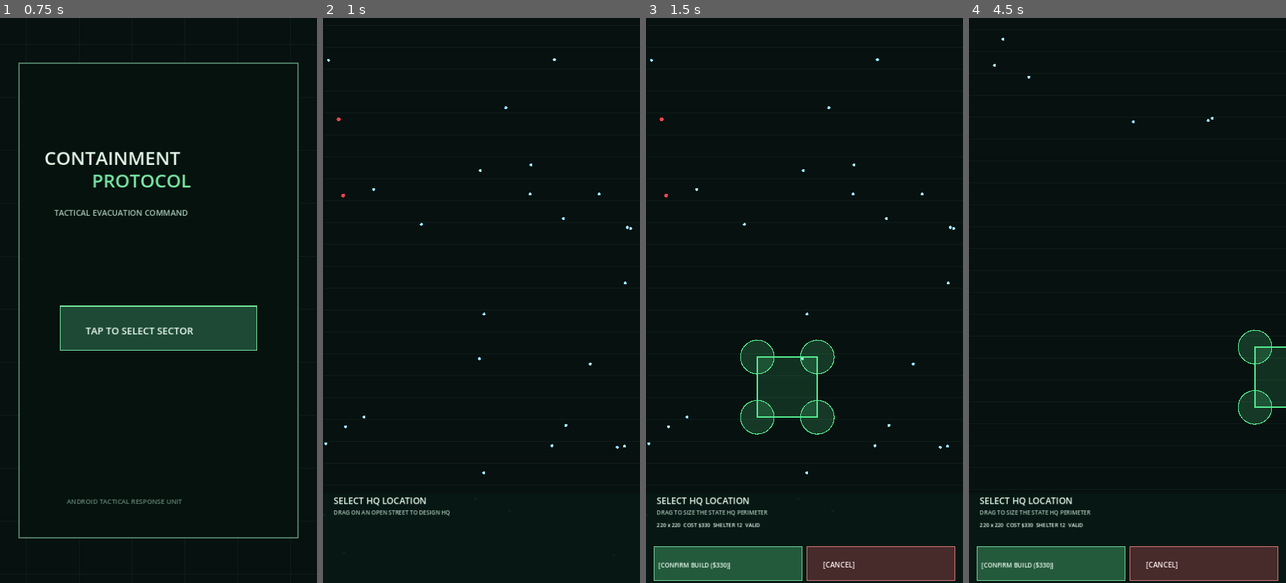
Above: before the commit, frames 1-4 (left to right).
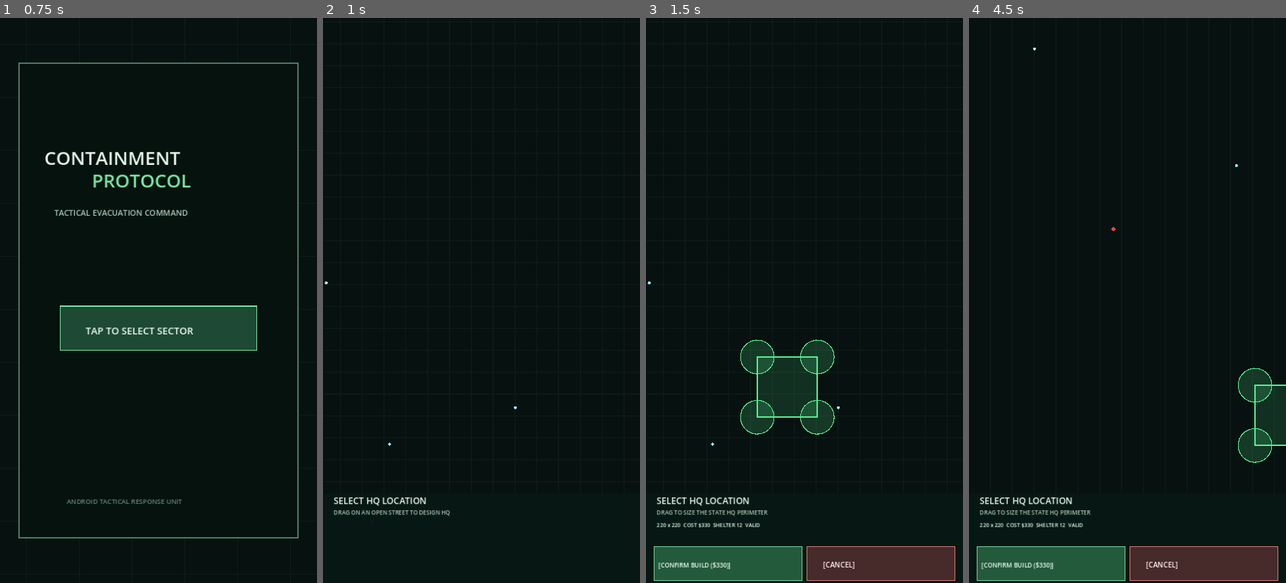
Above: after the commit, the same moments.

Repository: ninjun42215-gif/Containment-Protocol
Game: Godot game, scene res://main.tscn
The game is run twice, just before and just after one commit, with the same random seed, the same clock (stepped at 60 frames per second) and the same inputs.
Inputs (mouse positions are in pixels of both pictures, inside the frame that each line leads up to):
- Up to frame 1 (0.75 s): tap Enter at 0.5 s; move the mouse to (228, 272) at 0.52 s; click (228, 272) at 0.67 s
- Up to frame 2 (1 s): no input
- Up to frame 3 (1.5 s): tap Space at 1.25 s; drag from (741, 328) to (788, 413) at 1.27 s
- Up to frame 4 (4.5 s): tap Enter at 2, 3.5 s; move the mouse to (1159, 176) at 2.02 s; click (1159, 176) at 2.17 s; tap Space at 2.75, 4.25 s; drag from (1111, 413) to (1032, 215) at 2.77 s; move the mouse to (1222, 385) at 3.52 s; click (1222, 385) at 3.67 s; drag from (1032, 215) to (1079, 159) at 4.27 s

Frame 1 is identical in both runs. In frame 2, 0.1% of the frame differs, in the area x 0-98%, y 7-81%; in frame 3, 0.1%; in frame 4, 2.5%, in the area x 7-100%, y 3-79%.
Error before the commit: Out of bounds get index '8' (on base: 'Array[Dictionary]') (res://main.gd:1363)
Error after the commit: Out of bounds get index '73' (on base: 'Array[Dictionary]') (res://main.gd:1388)

Commit message:
Expand regional map, guarantee salvage vehicles, and migrate v2 saves

Diff:
--- a/main.gd
+++ b/main.gd
@@ -4,7 +4,7 @@
 # Portrait 720x1280, drawn natively for low-overhead Android rendering.
 
 const VIEW_SIZE := Vector2(720.0, 1280.0)
-const WORLD_SIZE := Vector2(6000.0, 8800.0)
+const WORLD_SIZE := Vector2(10400.0, 15200.0)
 const BAR_TOP := 1080.0
 const EVAC_RADIUS := 76.0
 const MIN_ZOOM := 0.45
@@ -52,11 +52,8 @@
 const WAREHOUSE_HOLD_TIME := 4.0
 
 const UNIT_DEPLOYMENTS := [
-	{"name": "INFANTRY", "detail": "SQUAD  $100", "cost": 100, "kind": "infantry"},
-	{"name": "SNIPER", "detail": "TEAM  $200", "cost": 200, "kind": "sniper"},
 	{"name": "AIRSTRIKE", "detail": "$300", "cost": 300, "kind": "airstrike"},
-	{"name": "FLARE", "detail": "BEACON  $40", "cost": FLARE_COST, "kind": "flare"},
-	{"name": "MEDEVAC", "detail": "LIFT  $250", "cost": MEDEVAC_COST, "kind": "medevac"}
+	{"name": "FLARE", "detail": "BEACON  $40", "cost": FLARE_COST, "kind": "flare"}
 ]
 const BASE_DEPLOYMENTS := [
 	{"name": "OUTPOST", "detail": "$220", "cost": OUTPOST_COST, "kind": "outpost"},
@@ -71,6 +68,10 @@
 var units: Array[Dictionary] = []
 var vehicles: Array[Dictionary] = []
 var auto_ops_enabled := true
+var highway_segments: Array[Dictionary] = []
+var secondary_road_segments: Array[Dictionary] = []
+var task_reservations: Dictionary = {}
+var world_callouts: Array[Dictionary] = []
 var selected_vehicle_index := -1
 var barricades: Array[Dictionary] = []
 var flares: Array[Dictionary] = []
@@ -709,12 +710,14 @@
 	vehicles.clear()
 	var map_rng := RandomNumberGenerator.new()
 	map_rng.seed = campaign_map_seed
-	for district_index in range(5):
-		var seed_point := Vector2(WORLD_SIZE.x * 0.5, WORLD_SIZE.y * 0.5)
+	for district_index in range(8):
+		var district_column: int = district_index % 2
+		var district_row: int = district_index / 2
+		var seed_point := Vector2((float(district_column) + 0.5) * WORLD_SIZE.x / 2.0 + map_rng.randf_range(-380.0, 380.0), (float(district_row) + 0.5) * WORLD_SIZE.y / 4.0 + map_rng.randf_range(-420.0, 420.0))
 		var found_seed := false
 		for attempt in range(120):
-			var candidate := Vector2(map_rng.randf_range(650.0, WORLD_SIZE.x - 650.0), map_rng.randf_range(650.0, WORLD_SIZE.y - 650.0))
-			var candidate_size := Vector2(2050.0, 2200.0)
+			var candidate := seed_point + Vector2(map_rng.randf_range(-280.0, 280.0), map_rng.randf_range(-300.0, 300.0))
+			var candidate_size := Vector2(3600.0, 2850.0)
 			var candidate_region_position := candidate - candidate_size * 0.5
 			candidate_region_position.x = clampf(candidate_region_position.x, 0.0, WORLD_SIZE.x - candidate_size.x)
 			candidate_region_position.y = clampf(candidate_region_position.y, 0.0, WORLD_SIZE.y - candidate_size.y)
@@ -731,7 +734,7 @@
 		if not found_seed:
 			seed_point = Vector2(map_rng.randf_range(700.0, WORLD_SIZE.x - 700.0), map_rng.randf_range(700.0, WORLD_SIZE.y - 700.0))
 		district_seed_points.append(seed_point)
-		var region_size := Vector2(2050.0, 2200.0)
+		var region_size := Vector2(3600.0, 2850.0)
 		var region_position := seed_point - region_size * 0.5
 		region_position.x = clampf(region_position.x, 0.0, WORLD_SIZE.x - region_size.x)
 		region_position.y = clampf(region_position.y, 0.0, WORLD_SIZE.y - region_size.y)
@@ -758,16 +761,34 @@
 				var base_hp: float = 1800.0 if archetype == "HIGHRISE" else 900.0
 				buildings.append(rect)
 				building_archetypes.append({"type": archetype, "district": district_index, "cache_available": archetype == "WAREHOUSE", "cache_hold": 0.0, "hp": base_hp, "max_hp": base_hp, "destroyed": false, "fortified": false, "secured": false, "fortified_outpost_index": -1})
-	for vehicle_index in range(map_rng.randi_range(4, 6)):
+	for road_index in range(3):
+		var road_y: float = WORLD_SIZE.y * float(road_index + 1) / 4.0
+		highway_segments.append({"from": Vector2(0.0, road_y), "to": Vector2(WORLD_SIZE.x, road_y), "width": 76.0})
+	for road_index in range(2):
+		var road_x: float = WORLD_SIZE.x * float(road_index + 1) / 3.0
+		highway_segments.append({"from": Vector2(road_x, 0.0), "to": Vector2(road_x, WORLD_SIZE.y), "width": 68.0})
+	for district_index in range(district_seed_points.size()):
+		var center: Vector2 = district_seed_points[district_index]
+		var nearest_road_y: float = roundf(center.y / (WORLD_SIZE.y / 4.0)) * (WORLD_SIZE.y / 4.0)
+		secondary_road_segments.append({"from": Vector2(center.x, center.y), "to": Vector2(center.x, nearest_road_y), "width": 24.0})
+	for vehicle_index in range(6):
 		var industrial_region: Rect2 = district_regions[2]
-		var humvee_pos := Vector2(map_rng.randf_range(industrial_region.position.x, industrial_region.end.x), map_rng.randf_range(industrial_region.position.y, industrial_region.end.y))
-		if _is_open_world_position(humvee_pos, 34.0):
-			vehicles.append({"kind": "humvee", "pos": humvee_pos, "hp": 350.0, "max_hp": 350.0, "active": false, "salvage_timer": 0.0, "salvage_cost": 120, "move_target": null, "onboard": 0, "cooldown": 0.0})
-	for helicopter_index in range(map_rng.randi_range(2, 3)):
+		var humvee_pos: Vector2 = _find_vehicle_spawn_position(map_rng, industrial_region, 34.0, vehicle_index, "humvee")
+		vehicles.append({"kind": "humvee", "pos": humvee_pos, "hp": 350.0, "max_hp": 350.0, "active": false, "salvage_timer": 4.0, "salvage_cost": 120, "move_target": null, "onboard": 0, "cooldown": 0.0, "salvage_started": false})
+	for helicopter_index in range(3):
 		var medical_region: Rect2 = district_regions[3]
-		var helicopter_pos := Vector2(map_rng.randf_range(medical_region.position.x, medical_region.end.x), map_rng.randf_range(medical_region.position.y, medical_region.end.y))
-		if _is_open_world_position(helicopter_pos, 42.0):
-			vehicles.append({"kind": "helicopter", "pos": helicopter_pos, "hp": 260.0, "max_hp": 260.0, "active": false, "salvage_timer": 0.0, "salvage_cost": 220, "move_target": null, "onboard": 0, "cooldown": 0.0})
+		var helicopter_pos: Vector2 = _find_vehicle_spawn_position(map_rng, medical_region, 42.0, helicopter_index, "helicopter")
+		vehicles.append({"kind": "helicopter", "pos": helicopter_pos, "hp": 260.0, "max_hp": 260.0, "active": false, "salvage_timer": 4.0, "salvage_cost": 220, "move_target": null, "onboard": 0, "cooldown": 0.0, "salvage_started": false})
+
+func _find_vehicle_spawn_position(map_rng: RandomNumberGenerator, region: Rect2, margin: float, spawn_index: int, kind: String) -> Vector2:
+	for attempt in range(80):
+		var candidate := Vector2(map_rng.randf_range(region.position.x + margin, region.end.x - margin), map_rng.randf_range(region.position.y + margin, region.end.y - margin))
+		if _is_open_world_position(candidate, margin):
+			return candidate
+	var road_x: float = WORLD_SIZE.x * float((spawn_index % 2) + 1) / 3.0
+	var road_y: float = WORLD_SIZE.y * float((spawn_index % 3) + 1) / 4.0
+	var fallback := Vector2(road_x + float(spawn_index % 2) * 110.0, road_y + float(spawn_index % 3) * 90.0)
+	return Vector2(clampf(fallback.x, margin, WORLD_SIZE.x - margin), clampf(fallback.y, margin, WORLD_SIZE.y - margin))
 
 func _building_type_for_district(district_index: int, row: int, column: int) -> String:
 	match district_index:
@@ -779,6 +800,10 @@
 			return "ARMORY" if column % 4 == 0 else "WAREHOUSE"
 		3:
 			return "HOSPITAL" if column % 3 == 0 else "RESIDENTIAL"
+		6:
+			return "HOSPITAL" if column == 0 else ("HIGHRISE" if row == 1 else "RESIDENTIAL")
+		7:
+			return "WAREHOUSE" if column % 2 == 0 else "RESIDENTIAL"
 		_:
 			return "WAREHOUSE" if column % 4 == 0 else "RESIDENTIAL"
 
@@ -2217,7 +2242,8 @@
 	for district_index in range(district_regions.size()):
 		var district_rect: Rect2 = district_regions[district_index]
 		if _camera_view_rect().intersects(district_rect):
-			var district_label: String = ["URBAN CORE", "SUBURBS", "INDUSTRIAL ZONE", "MEDICAL DISTRICT", "RURAL HIGHWAYS"][district_index]
+			var district_labels: Array[String] = ["URBAN CORE", "SUBURBS", "INDUSTRIAL ZONE", "MEDICAL DISTRICT", "RURAL HIGHWAYS", "LOGISTICS HUB", "CIVIC CENTER", "OUTER CORRIDOR"]
+			var district_label: String = district_labels[district_index] if district_index < district_labels.size() else "REGIONAL DISTRICT"
 			_draw_text(district_label, Vector2(70.0, district_rect.position.y + 62.0), 24, Color(0.45, 0.75, 0.62, 0.6))
 	_draw_fog()
 	_draw_entities()
@@ -2276,13 +2302,18 @@
 		draw_line(start_point, end_point, tint, 2.0)
 
 func _draw_evac_zone() -> void:
+	var visible_rect: Rect2 = _camera_view_rect().grow(400.0)
 	for zone in evacuation_zones:
+		if not visible_rect.has_point(zone):
+			continue
 		draw_circle(zone, EVAC_RADIUS, Color(0.05, 0.55, 0.25, 0.18))
 		draw_arc(zone, EVAC_RADIUS, 0.0, TAU, 48, Color("#48e58b"), 3.0)
 		draw_arc(zone, EVAC_RADIUS - 12.0, 0.0, TAU, 48, Color(0.28, 0.85, 0.55, 0.35), 1.0)
 		var zone_label: String = "PRIMARY HQ" if zone.distance_squared_to(primary_hq_position) < 1.0 else "FORWARD SAFE ZONE"
 		_draw_text(zone_label, zone + Vector2(-45.0, 5.0), 13, Color("#8cf5b5"))
 	for outpost in outposts:
+		if not visible_rect.has_point(outpost["pos"]):
+			continue
 		draw_circle(outpost["pos"], float(outpost["safe_radius"]), Color(0.10, 0.65, 0.32, 0.035))
 		draw_arc(outpost["pos"], float(outpost["vision_radius"]), 0.0, TAU, 48, Color(0.25, 0.85, 0.48, 0.16), 1.0)
 		_draw_dashed_circle(outpost["pos"], OUTPOST_COMMAND_RADIUS, Color(0.35, 0.88, 0.55, 0.34), 48)
@@ -3206,13 +3237,16 @@
 	if not parsed is Dictionary:
 		return false
 	var state: Dictionary = parsed
-	if int(state.get("version", 0)) != SAVE_VERSION:
+	if int(state.get("version", 0)) < 2 or int(state.get("version", 0)) > SAVE_VERSION:
 		return false
 	if int(state.get("sector_index", -1)) < 0 or int(state.get("sector_index", -1)) > 2:
 		return false
 	if int(state.get("wave", -1)) < 0:
 		return false
-	var required_arrays: Array[String] = ["evacuation_zones", "civilians", "zombies", "units", "vehicles", "outposts", "turrets", "barricades", "gates", "building_archetypes", "district_regions", "zombie_grid_serialized", "civilian_grid_serialized"]
+	var save_version: int = int(state.get("version", 0))
+	if save_version < 2 or save_version > SAVE_VERSION:
+		return false
+	var required_arrays: Array[String] = ["evacuation_zones", "civilians", "zombies", "units", "outposts", "turrets", "barricades", "gates", "building_archetypes", "district_regions", "zombie_grid_serialized", "civilian_grid_serialized"]
 	for key in required_arrays:
 		if not state.has(key) or not state[key] is Array:
 			return false
@@ -3264,7 +3298,7 @@
 	_configure_sector(int(state.get("sector_index", 0)))
 	sector_index = int(state.get("sector_index", 0))
 	campaign_map_seed = int(state.get("campaign_map_seed", campaign_map_seed))
-	starting_district_index = clampi(int(state.get("starting_district_index", starting_district_index)), 0, 4)
+	starting_district_index = clampi(int(state.get("starting_district_index", starting_district_index)), 0, maxi(0, district_regions.size() - 1))
 	if state.has("district_seed_points"):
 		district_seed_points.assign(state["district_seed_points"])
 	wave = int(state.get("wave", 0))
@@ -3277,6 +3311,13 @@
 	zombies.assign(state.get("zombies", []))
 	units.assign(state.get("units", []))
 	vehicles.assign(state.get("vehicles", []))
+	if int(state.get("version", SAVE_VERSION)) == 2:
+		vehicles.clear()
+		for unit_index in range(units.size()):
+			var migrated_unit: Dictionary = units[unit_index]
+			migrated_unit["manual_order"] = bool(migrated_unit.get("manual_order", false))
+			migrated_unit["ai_task"] = str(migrated_unit.get("ai_task", ""))
+			units[unit_index] = migrated_unit
 	auto_ops_enabled = bool(state.get("auto_ops_enabled", true))
 	outposts.assign(state.get("outposts", []))
 	turrets.assign(state.get("turrets", []))
@@ -3346,7 +3387,8 @@
 	for district_index in range(district_regions.size()):
 		var district_rect: Rect2 = district_regions[district_index]
 		if _camera_view_rect().intersects(district_rect):
-			var district_label: String = ["URBAN CORE", "SUBURBS", "INDUSTRIAL ZONE", "MEDICAL DISTRICT", "RURAL HIGHWAYS"][district_index]
+			var district_labels: Array[String] = ["URBAN CORE", "SUBURBS", "INDUSTRIAL ZONE", "MEDICAL DISTRICT", "RURAL HIGHWAYS", "LOGISTICS HUB", "CIVIC CENTER", "OUTER CORRIDOR"]
+			var district_label: String = district_labels[district_index] if district_index < district_labels.size() else "REGIONAL DISTRICT"
 			_draw_text(district_label, Vector2(70.0, district_rect.position.y + 62.0), 24, Color(0.45, 0.75, 0.62, 0.6))
 	_draw_evac_zone()
 	_draw_entities()
